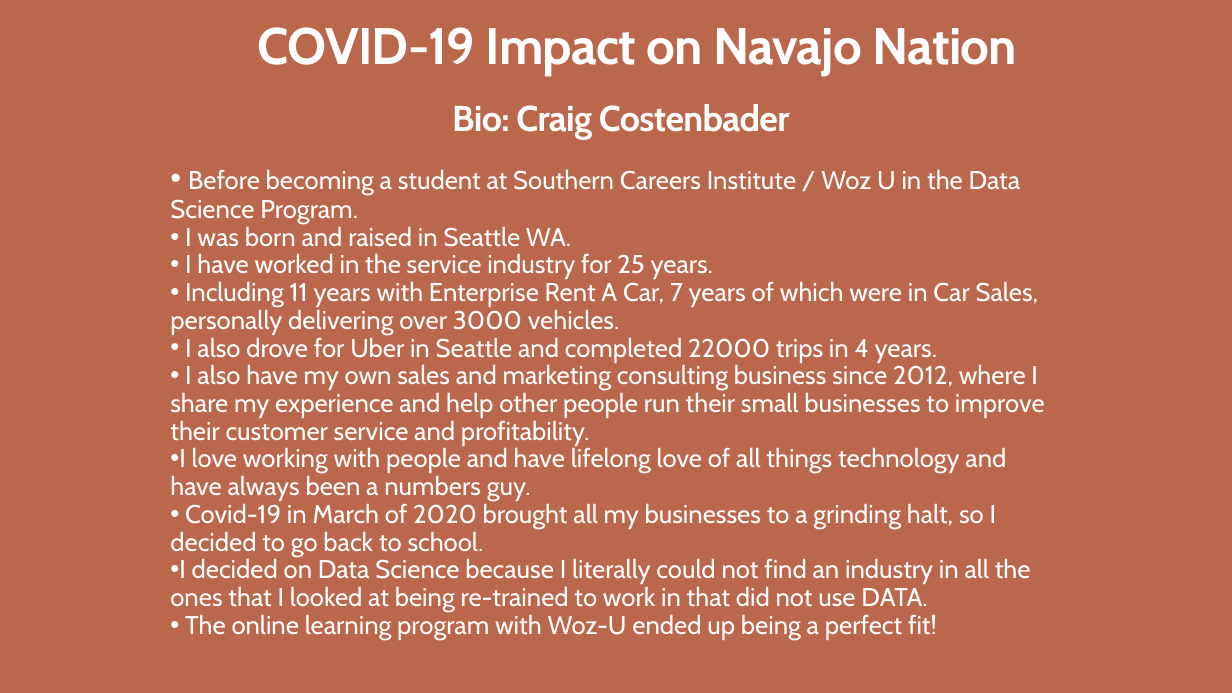
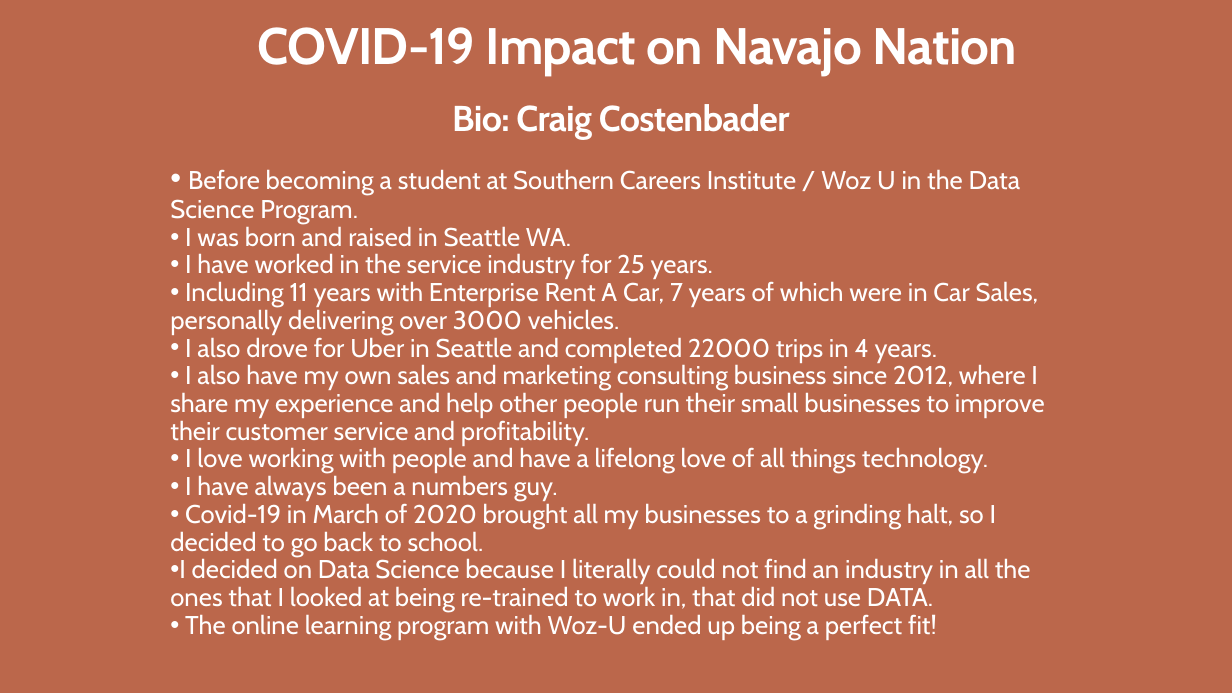
Before and after one commit to CCostenbader/Covid-19-effects-on-the-Navajo-Nation-Indian-Tribe, a slide deck: slide 5 of FinalPPMatt.pptx. Drawn at 1232x693 pixels with LibreOffice and Linux fonts; fonts in the diff are those of the drawing; background and template pictures are left out. Boxes give left, top, right and bottom in pixels: in the first picture for what was removed or moved away, otherwise in the second. Text is boxed around its words. In the diff, an @@ line names an element or a change of style, - is before the commit and + after.

Commit message:
Final Edits

```diff
--- a/FinalPPMatt.pptx
+++ b/FinalPPMatt.pptx
@@ text at bbox=[185, 447, 988, 501]: text changed @@
-• I love working with people and have lifelong love of all things technology and have always been a numbers guy.
+• I love working with people and have a lifelong love of all things technology.
+• I have always been a numbers guy.
@@ text at bbox=[170, 557, 1031, 612]: text changed @@
-• I decided on Data Science because I literally could not find an industry in all the ones that I looked at being re-trained to work in that did not use DATA.
+• I decided on Data Science because I literally could not find an industry in all the ones that I looked at being re-trained to work in, that did not use DATA.
```
Also in this commit, not shown: 7 other slides changed.
